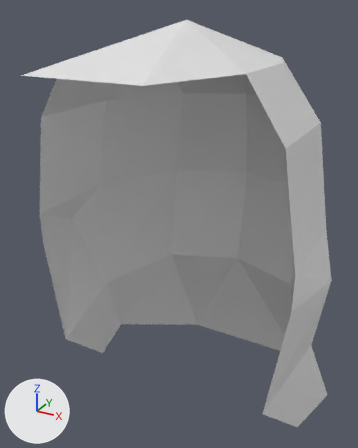
The OBJ model teardown/wwf-no-mercy/models/unlabeled/model_1524.obj as it was, and as the next commit left it.
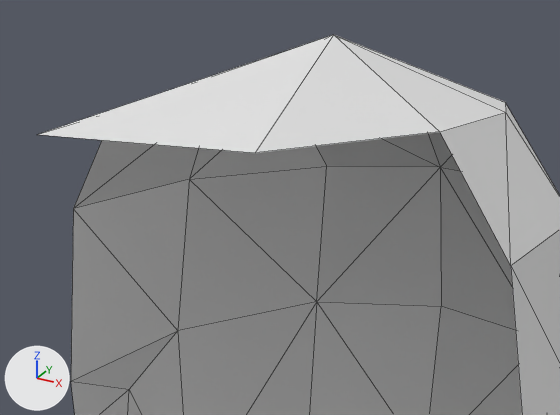
There are two pictures of each version: one whole from a camera (50 mm lens) standing at (13.1, -26.6, 29.6) and looking at (-1.3, -0.4, 16.6), one close up on the part from 0% to 87% of the width and 0% to 52% of the height. Every picture has the same lights, and +X, +Y and +Z are marked at lower left. The first two pictures are the older version. The close-ups show mesh edges as thin lines. Where no turn or scale is listed for an object, it has been applied to the vertices. Vertices at exactly the same position are counted once.

The first close-up shows 'model_1524'.
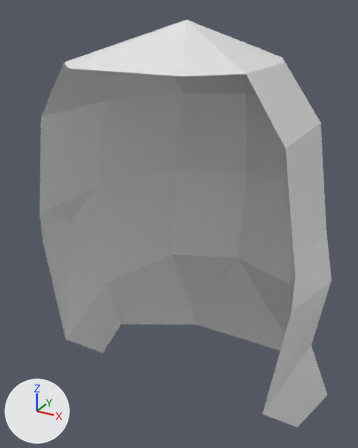
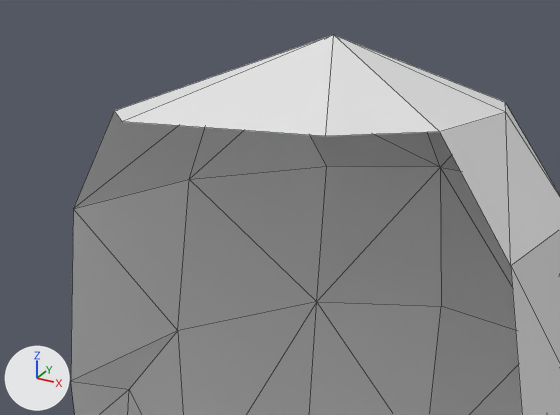
The newer file is also turned or shifted as a whole; pictures and numbers use the older file's frame.

Where the change shows, as pixel boxes [x1, y1, x2, y2] in the close-ups (560 x 415 px; the box of a moved part takes in the faces that stretch with it):
'model_1524', reshaped
    before: [37, 35, 560, 415]
    after: [71, 35, 560, 415]
part 1 of me_model_1524, moved or reshaped
    before: [37, 35, 440, 153]
    after: [115, 35, 440, 136]

What changed in the scene script:
```text
Change me_model_1524:
    used by ob_model_1524
    remove me_model_1524.from_pydata(...)  # 42 vertices, 63 faces; spans x -9.0..9.0, y -11.0..10.0, z 1.0..29.0
    add me_model_1524.from_pydata(...)  # 42 vertices, 63 faces; spans x -9.0..9.0, y -8.0..10.0, z 1.0..29.0
    me_model_1524 part 1
    me_model_1524.vertices[15].co: (-3.0, -11.0, 27.0) -> (-3.0, -8.0, 27.0)  # pixel (36, 134) -> pixel (122, 121)
    me_model_1524.vertices[23].co: (3.0, -11.0, 27.0) -> (3.0, -8.0, 27.0)  # pixel (255, 152) -> pixel (325, 136)
```
